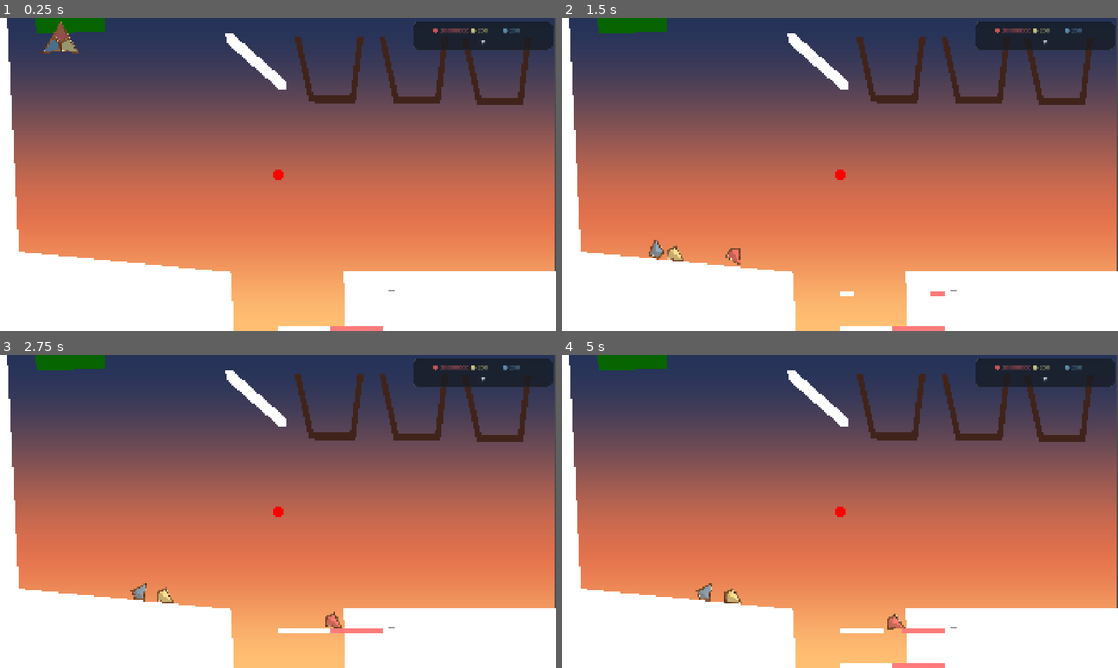
Above: before the commit, frames 1-4 (two rows, left to right).
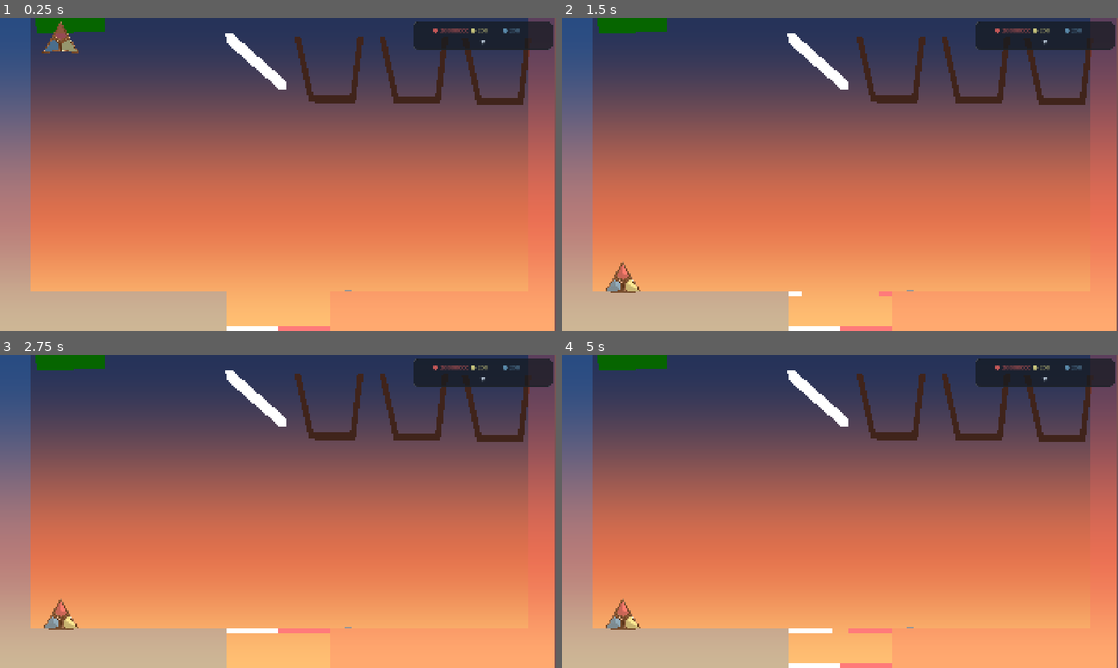
Above: after the commit, the same moments.

Repository: adambrock89/idle-glass
Game: Godot game, scene res://scenes/levels/fragment_manager.tscn
Two runs of this game, one before a commit and one after it. Both use one fixed random seed, a clock stepped at 60 frames per second and the inputs below.
Inputs (mouse positions are in pixels of both pictures, inside the frame that each line leads up to):
- Up to frame 1 (0.25 s): no input
- Up to frame 2 (1.5 s): tap Enter at 0.5 s; move the mouse to (962, 158) at 0.52 s; tap G (toggle_generation) at 0.6 s; click (962, 158) at 0.67 s; move the mouse to (728, 190) at 1.27 s; tap C (toggle_hatch) at 1.35 s; click (728, 190) at 1.42 s
- Up to frame 3 (2.75 s): move the mouse to (333, 442) at 2.02 s; tap G (toggle_generation) at 2.1 s; click (333, 442) at 2.17 s
- Up to frame 4 (5 s): move the mouse to (812, 574) at 2.77 s; tap C (toggle_hatch) at 2.85, 4.35 s; click (812, 574) at 2.92 s; tap Space at 3.5 s; move the mouse to (1006, 558) at 3.52 s; tap G (toggle_generation) at 3.6 s; click (1006, 558) at 3.67 s; tap Enter at 4.25 s; move the mouse to (673, 464) at 4.27 s; click (673, 464) at 4.42 s

The runs differ from the first frame. In frame 1, 23% of the frame differs, in the area x 0-100%, y 0-100%; in frame 2, 23%; in frame 3, 23%; in frame 4, 23%.

Commit message:
cleaned up and added dynamic level generation

Diff:
--- a/scenes/levels/fragment_manager.tscn
+++ b/scenes/levels/fragment_manager.tscn
@@ -1,5 +1,6 @@
-[gd_scene load_steps=11 format=3 uid="uid://dt00mwv1c6iv7"]
+[gd_scene load_steps=12 format=3 uid="uid://dt00mwv1c6iv7"]
 
+[ext_resource type="Script" uid="uid://bgipdbqns2tnm" path="res://scenes/levels/general_manager.gd" id="1_41nyt"]
 [ext_resource type="Script" uid="uid://c44lkg4323ht7" path="res://src/systems/fragment_manager.gd" id="1_qpyrk"]
 [ext_resource type="PackedScene" uid="uid://chfdew1we81ky" path="res://scenes/prefabs/barrel.tscn" id="3_41nyt"]
 [ext_resource type="PackedScene" uid="uid://rdykjwiqqe5d" path="res://scenes/prefabs/turnin_platform.tscn" id="3_7051s"]
@@ -18,6 +19,7 @@
 shader_parameter/light_dir = Vector2(1, -1)
 
 [node name="Node2D" type="Node2D"]
+script = ExtResource("1_41nyt")
 
 [node name="RigidBody2D" type="RigidBody2D" parent="."]
 
@@ -29,14 +31,6 @@
 
 [node name="MainBody" type="RigidBody2D" parent="."]
 freeze = true
-
-[node name="CollisionPolygon2D" type="CollisionPolygon2D" parent="MainBody"]
-position = Vector2(51.9, 797.2)
-polygon = PackedVector2Array(-28.9, -804.2, 11.1, 5.79999, 747.1, 76.8, 751.1, 299.8, -63.9, 295.8, -129.9, -811.2)
-
-[node name="CollisionPolygon2D2" type="Polygon2D" parent="MainBody"]
-position = Vector2(51.9, 797.2)
-polygon = PackedVector2Array(-28.9, -804.2, 11.1, 5.79999, 748.1, 77.8, 750.1, 298.8, -61.9, 293.8, -129.9, -811.2)
 
 [node name="Polygon2D" type="Polygon2D" parent="MainBody"]
 top_level = true
@@ -54,14 +48,6 @@
 [node name="Barrel_C" parent="MainBody" instance=ExtResource("3_41nyt")]
 position = Vector2(1429, 277)
 
-[node name="CollisionPolygon2D9" type="CollisionPolygon2D" parent="MainBody"]
-position = Vector2(1171.54, 796.74)
-polygon = PackedVector2Array(14, 76, 784.1, 75.8, 792.47, 313.6, 17.47, 317.6)
-
-[node name="CollisionPolygon2D10" type="Polygon2D" parent="MainBody"]
-position = Vector2(1171.54, 796.74)
-polygon = PackedVector2Array(14, 76, 784.1, 75.8, 792.47, 313.6, 17.47, 317.6)
-
 [node name="Bumper" parent="MainBody" instance=ExtResource("3_l78gl")]
 position = Vector2(879, 142)
 
@@ -70,6 +56,7 @@
 position = Vector2(244, -75)
 
 [node name="Platform" parent="." instance=ExtResource("3_7051s")]
+unique_name_in_owner = true
 position = Vector2(681, 873)
 scale = Vector2(3, 3)
 script = ExtResource("4_l78gl")
--- /dev/null
+++ b/scenes/levels/general_manager.gd
@@ -0,0 +1,89 @@
+extends Node2D
+
+func _ready():
+	var platform := %Platform
+	if platform:
+		platform.connect("hatch_edges", Callable(self, "_on_hatch_edges"))
+		platform.start()
+
+
+func generate_level_boundaries(hatch_left_edge: Vector2, hatch_right_edge: Vector2, hatch_top_edge: Vector2) -> void:
+	print("generating level")
+	var viewport := get_viewport().get_visible_rect()
+	var screen_top := viewport.position.y
+	var screen_bottom := viewport.position.y + viewport.size.y
+	var screen_left := viewport.position.x
+	var screen_right := viewport.position.x + viewport.size.x
+
+	# ----------------------------------------
+	# LEFT SIDE BOUNDARY
+	# ----------------------------------------
+	var left_poly := PackedVector2Array([
+		Vector2(screen_left + 100.0, screen_top),             # 1. Top of screen, 100px from left
+		Vector2(screen_left + 100.0, hatch_top_edge.y),       # 2. Straight down to hatch top Y
+		Vector2(hatch_left_edge.x, hatch_top_edge.y),         # 3. Straight right to left hatch edge X
+		Vector2(hatch_left_edge.x, screen_bottom),            # 4. Straight down to bottom of screen
+		Vector2(screen_left, screen_bottom),                  # 5. Bottom-left of screen
+		Vector2(screen_left, screen_top)                      # 6. Top-left of screen
+	])
+
+	var left_body = find_child("LeftBoundaryBody", true, false)
+	if not left_body:
+		left_body = StaticBody2D.new()
+		left_body.name = "LeftBoundaryBody"
+		add_child(left_body)
+
+	var left_boundary = find_child("LeftBoundary", true, false)
+	if not left_boundary:
+		left_boundary = CollisionPolygon2D.new()
+		left_boundary.name = "LeftBoundary"
+		left_body.add_child(left_boundary)
+	left_boundary.polygon = left_poly
+
+	var left_vis = find_child("LeftBoundaryVisual", true, false)
+	if not left_vis:
+		left_vis = Polygon2D.new()
+		left_vis.name = "LeftBoundaryVisual"
+		left_vis.color = Color(0.2, 0.6, 1.0, 0.25)
+		left_body.add_child(left_vis)
+	left_vis.polygon = left_poly
+
+	# ----------------------------------------
+	# RIGHT SIDE BOUNDARY
+	# ----------------------------------------
+	var right_poly := PackedVector2Array([
+		Vector2(screen_right - 100.0, screen_top),            # 1. Top of screen, 100px from right
+		Vector2(screen_right - 100.0, hatch_top_edge.y),      # 2. Straight down to hatch top Y
+		Vector2(hatch_right_edge.x, hatch_top_edge.y),        # 3. Straight left to right hatch edge X
+		Vector2(hatch_right_edge.x, screen_bottom),           # 4. Straight down to bottom of screen
+		Vector2(screen_right, screen_bottom),                 # 5. Bottom-right of screen
+		Vector2(screen_right, screen_top)                     # 6. Top-right of screen
+	])
+
+	var right_body = find_child("RightBoundaryBody", true, false)
+	if not right_body:
+		right_body = StaticBody2D.new()
+		right_body.name = "RightBoundaryBody"
+		add_child(right_body)
+
+	var right_boundary = find_child("RightBoundary", true, false)
+	if not right_boundary:
+		right_boundary = CollisionPolygon2D.new()
+		right_boundary.name = "RightBoundary"
+		right_body.add_child(right_boundary)
+	right_boundary.polygon = right_poly
+
+	var right_vis = find_child("RightBoundaryVisual", true, false)
+	if not right_vis:
+		right_vis = Polygon2D.new()
+		right_vis.name = "RightBoundaryVisual"
+		right_vis.color = Color(1.0, 0.4, 0.4, 0.25)
+		right_body.add_child(right_vis)
+	right_vis.polygon = right_poly
+
+
+func _on_hatch_edges(left_edge: Vector2, right_edge: Vector2, top_edge: Vector2):
+	print("about to generate")
+	generate_level_boundaries(left_edge, right_edge, top_edge)
+
+	# Your logic here
--- a/src/entities/scoreboard.gd
+++ b/src/entities/scoreboard.gd
@@ -367,7 +367,7 @@
 
 func _apply_set_effect(target: String, value: Variant) -> void:
 	var fragment_manager := %FragmentCollection
-	var platform := _find_game_node("Platform")
+	var platform := %Platform
 
 	match target:
 		"spawn_speed":
--- a/src/entities/turnin_platform.gd
+++ b/src/entities/turnin_platform.gd
@@ -1,4 +1,6 @@
 extends Node2D
+
+signal hatch_edges(left_edge: Vector2, right_edge: Vector2, top_edge: Vector2)
 
 const PROCEDURAL_SFX_PATH := "res://src/utils/procedural_sfx.gd"
 var procedural_sfx_script: Script = load(PROCEDURAL_SFX_PATH) as Script
@@ -6,7 +8,7 @@
 # --- POSITIONING SYSTEM ---
 const TOP_ANCHOR_Y := 200.0   # <--- Top hatch + button always live here
 
-var platform_length := 200.0
+var platform_length := 120.0
 var hatch_height := 5.0
 var hatch_offset := 40.0
 
@@ -35,10 +37,21 @@
 var hatch_speed_multiplier: float = 1.0
 
 
-func _ready() -> void:
+func start() -> void:
+	print("Self script:", self.get_script())
+	build_button()
+
+	build_hatches()
+
+	scoring_zone = create_scoring_zone()
+	scoring_zone.monitoring = false
+
+	spawn_at_bottom()
+	rebuild()
+
+func build_button():
+	# BUTTON BASE
 	button_initialized = false
-	spawn_center_circle()
-	# BUTTON BASE
 	var button_base := StaticBody2D.new()
 	button_base.name = "ButtonBase"
 	button_base.z_index = 1
@@ -66,7 +79,7 @@
 	add_child(button)
 
 	var shaft_width := 8.0
-	var shaft_height := 1.5
+	var shaft_height := base_height + 1.5
 	var button_col := CollisionPolygon2D.new()
 	var button_vis := Polygon2D.new()
 	button.add_child(button_col)
@@ -80,8 +93,6 @@
 	button_vis.polygon = button_col.polygon
 	button_vis.color = Color8(150, 150, 150)
 
-	base_top_y = leg_top_y - base_height
-
 	# PRESS DETECTOR
 	var detector := Area2D.new()
 	detector.name = "PressDetector"
@@ -99,7 +110,9 @@
 	detector.monitoring = true
 	detector.monitorable = true
 
-	# HATCHES
+
+
+func build_hatches():
 	top_left_hatch = build_hatch(true, 0.0)
 	top_left_hatch.name = "TopLeftHatch"
 
@@ -111,23 +124,6 @@
 
 	bottom_right_hatch = build_hatch(false, hatch_height_delta)
 	bottom_right_hatch.name = "BottomRightHatch"
-
-	# SFX
-	button_sfx_player = AudioStreamPlayer2D.new()
-	button_sfx_player.name = "ButtonSfxPlayer"
-	button_sfx_player.volume_db = -3.0
-	button_sfx_player.attenuation = 0.0
-	button_sfx_player.max_distance = 100000.0
-	add_child(button_sfx_player)
-
-	# SCORING ZONE
-	scoring_zone = create_scoring_zone()
-	scoring_zone.monitoring = false
-
-	# --- NEW POSITIONING SYSTEM ---
-	spawn_at_bottom()
-	update()
-
 
 func spawn_at_bottom():
 	var viewport_size = get_viewport().get_visible_rect().size
@@ -144,71 +140,40 @@
 	# Compute actual visible width of the platform
 	var platform_width = platform_length - (hatch_offset * 2)
 
-	# Shift entire platform left by its own width
-	var parent_x = world_center_x - platform_width
+	var parent_x = world_center_x
 
 	# Your vertical offset
 	var visual_offset := -90
 
 	global_position = Vector2(parent_x, parent_y + visual_offset)
 
-
-
-
-func spawn_center_circle():
-	var viewport_size = get_viewport().get_visible_rect().size
-
-	# CanvasLayer draws in screen space
-	var layer := CanvasLayer.new()
-	add_child(layer)
-
-	# Node2D inside the layer
-	var node := Node2D.new()
-	node.position = viewport_size * 0.5   # exact screen center
-	node.z_index = 10
-	layer.add_child(node)
-
-	# Visible circle using Polygon2D
-	var vis := Polygon2D.new()
-	vis.color = Color.RED
-	vis.z_index = 10
-
-	var radius := 20.0
-	var segments := 24
-	var pts := PackedVector2Array()
-	for i in segments:
-		var angle := TAU * float(i) / float(segments)
-		pts.append(Vector2(cos(angle), sin(angle)) * radius)
-
-	vis.polygon = pts
-	node.add_child(vis)
-
-
-func update() -> void:
+func rebuild() -> void:
 	# --- TOP HATCHES ALWAYS AT Y = 0 ---
 	top_left_hatch.position = Vector2(0, 0)
 	top_right_hatch.position = Vector2(0, 0)
+	base_top_y = top_left_hatch.position.y
 
 	# --- BOTTOM HATCHES EXTEND DOWNWARD ---
 	bottom_left_hatch.position = Vector2(0, hatch_height_delta)
 	bottom_right_hatch.position = Vector2(0, hatch_height_delta)
 
+
+
 	# BUTTON POSITION (anchored to top hatch)
+	var button_offset = 15
 	var button_base: StaticBody2D = get_node_or_null("ButtonBase") as StaticBody2D
 	if button_base != null:
-		button_base.position = Vector2(platform_length - 35.0, 0)
+		button_base.position = Vector2(platform_length/2 + button_offset, 0)
 
 	var button: AnimatableBody2D = get_node_or_null("ButtonShaft") as AnimatableBody2D
 	if button != null:
-		button.position = Vector2(platform_length - 33.0, base_top_y)
-		button.set_meta("rest_x", platform_length - 33.0)
-
-	# UPDATE GEOMETRY
-	_update_hatch_geometry(top_left_hatch, true)
-	_update_hatch_geometry(top_right_hatch, false)
-	_update_hatch_geometry(bottom_left_hatch, true)
-	_update_hatch_geometry(bottom_right_hatch, false)
-
+		button.position = Vector2(platform_length/2 + button_offset+2, base_top_y)
+		button.set_meta("rest_x", platform_length/2 + button_offset+2)
+
+	reset_hatch_geometry(top_left_hatch, true)
+	reset_hatch_geometry(top_right_hatch, false)
+	reset_hatch_geometry(bottom_left_hatch, true)
+	reset_hatch_geometry(bottom_right_hatch, false)
 	# STORE BASE GEOMETRY
 	base_top_left_global = store_base(top_left_hatch)
 	base_top_right_global = store_base(top_right_hatch)
@@ -231,102 +196,89 @@
 		if scoring_visual != null:
 			scoring_visual.polygon = _build_rect_polygon(platform_length, 40.0)
 
+	# HATCH SIGNAL FOR LEVEL GENERATION
+	send_hatch_edges()
+
+func reset_hatch_geometry(hatch: Node2D, is_left: bool):
+	var col := hatch.get_node("CollisionPolygon2D")
+	var half := platform_length * 0.5
+
+	if is_left:
+		col.polygon = PackedVector2Array([
+			Vector2(-half, 0),
+			Vector2(0, 0),
+			Vector2(0, hatch_height),
+			Vector2(-half, hatch_height)
+		])
+	else:
+		col.polygon = PackedVector2Array([
+			Vector2(0, 0),
+			Vector2(half, 0),
+			Vector2(half, hatch_height),
+			Vector2(0, hatch_height)
+		])
+
 func build_hatch(is_left: bool, y_offset: float) -> Node2D:
 	var hatch := StaticBody2D.new()
 	add_child(hatch)
 
 	var col := CollisionPolygon2D.new()
+	col.name = "CollisionPolygon2D"   # REQUIRED
 	var vis := Polygon2D.new()
-	col.name = "CollisionPolygon2D"
-	vis.name = "Polygon2D"
+	vis.name = "Polygon2D"            # REQUIRED
+
 	hatch.add_child(col)
 	hatch.add_child(vis)
 
+	var half := platform_length * 0.5
+
 	if is_left:
 		col.polygon = PackedVector2Array([
-			Vector2(hatch_offset, 0),
-			Vector2(platform_length * 0.5, 0),
-			Vector2(platform_length * 0.5, hatch_height),
-			Vector2(hatch_offset, hatch_height)
+			Vector2(-half, 0),
+			Vector2(0, 0),
+			Vector2(0, hatch_height),
+			Vector2(-half, hatch_height)
 		])
 		vis.color = Color.WHITE
 	else:
 		col.polygon = PackedVector2Array([
-			Vector2(platform_length - hatch_offset, 0),
-			Vector2(platform_length * 0.5, 0),
-			Vector2(platform_length * 0.5, hatch_height),
-			Vector2(platform_length - hatch_offset, hatch_height)
+			Vector2(0, 0),
+			Vector2(half, 0),
+			Vector2(half, hatch_height),
+			Vector2(0, hatch_height)
 		])
 		vis.color = Color8(255, 122, 122, 255)
 
+	vis.polygon = col.polygon
 	hatch.position = Vector2(0, y_offset)
-	vis.polygon = col.polygon
 	return hatch
 
-
-func _update_hatch_geometry(hatch: Node2D, is_left: bool) -> void:
-	if hatch == null:
-		return
-
-	var collision: CollisionPolygon2D = hatch.get_node_or_null("CollisionPolygon2D") as CollisionPolygon2D
-	var visual: Polygon2D = hatch.get_node_or_null("Polygon2D") as Polygon2D
-	if collision == null or visual == null:
-		return
-
-	if is_left:
-		collision.polygon = PackedVector2Array([
-			Vector2(hatch_offset, 0),
-			Vector2(platform_length * 0.5, 0),
-			Vector2(platform_length * 0.5, hatch_height),
-			Vector2(hatch_offset, hatch_height)
-		])
-	else:
-		collision.polygon = PackedVector2Array([
-			Vector2(platform_length - hatch_offset, 0),
-			Vector2(platform_length * 0.5, 0),
-			Vector2(platform_length * 0.5, hatch_height),
-			Vector2(platform_length - hatch_offset, hatch_height)
-		])
-
-	visual.polygon = collision.polygon
-
-
 func store_base(hatch_node: Node2D) -> PackedVector2Array:
-	var col: CollisionPolygon2D = hatch_node.get_node("CollisionPolygon2D") as CollisionPolygon2D
+	var col := hatch_node.get_node("CollisionPolygon2D") as CollisionPolygon2D
 	var arr := PackedVector2Array()
 	for point in col.polygon:
-		arr.append(col.to_global(point))
+		arr.append(point)  # store local points
 	return arr
 
-
 func animate_hatch(progress: float, hatch_node: Node2D, is_left: bool, opening: bool, base: PackedVector2Array) -> void:
-	var col: CollisionPolygon2D = hatch_node.get_node("CollisionPolygon2D") as CollisionPolygon2D
-	var vis: Polygon2D = hatch_node.get_node("Polygon2D") as Polygon2D
-
-	var new_global := PackedVector2Array()
-	var min_x := INF
-	var max_x := -INF
-	for point in base:
-		min_x = min(min_x, point.x)
-		max_x = max(max_x, point.x)
-
-	var outer_x := max_x if is_left else min_x
-	var inner_x := min_x if is_left else max_x
+	var col := hatch_node.get_node("CollisionPolygon2D") as CollisionPolygon2D
+	var vis := hatch_node.get_node("Polygon2D") as Polygon2D
+
+	var new_local := PackedVector2Array()
+
+	var half := platform_length * 0.5
+	var inner_x := 0.0
+	var outer_x := -half if is_left else half
 
 	for point in base:
 		var next_point := point
-		if point.x == outer_x:
-			next_point.x = lerp(outer_x, inner_x, progress) if opening else lerp(inner_x, outer_x, progress)
-		new_global.append(next_point)
-
-	var new_col_local := PackedVector2Array()
-	var new_vis_local := PackedVector2Array()
-	for point in new_global:
-		new_col_local.append(col.to_local(point))
-		new_vis_local.append(vis.to_local(point))
-
-	col.polygon = new_col_local
-	vis.polygon = new_vis_local
+		if is_equal_approx(point.x, inner_x):
+			next_point.x = lerp(inner_x, outer_x, progress) if opening else lerp(outer_x, inner_x, progress)
+		new_local.append(next_point)
+
+	col.polygon = new_local
+	vis.polygon = new_local
+
 
 
 func create_scoring_zone() -> Area2D:
@@ -366,31 +318,33 @@
 		return
 
 	var button: AnimatableBody2D = get_node("ButtonShaft") as AnimatableBody2D
-	var detector: Area2D = button.get_node("PressDetector") as Area2D
-	var press_force := 0.0
-	for body in detector.get_overlapping_bodies():
-		if body is RigidBody2D:
-			press_force += body.mass
-
-	var press_speed := press_force * 0.5 * delta
-	rest_y = base_top_y
-
-	var displacement := rest_y - button.position.y
-	var spring_strength := 20.0
-	var spring_speed := displacement * spring_strength * delta
-	var velocity_y := press_speed + spring_speed
-
-	var max_press := 2.0
-	var new_y: float = clamp(button.position.y + velocity_y, rest_y, rest_y + max_press)
-	var rest_x: float = float(button.get_meta("rest_x"))
-	button.position = Vector2(rest_x, new_y)
-
-	var pressed_now: bool = is_button_pressed()
-
-	button_was_pressed = pressed_now
-
-	if pressed_now and not animating:
-		toggle_all_hatches()
+	var rest_x_meta = button.get_meta("rest_x")
+	if button and rest_x_meta:
+		var detector: Area2D = button.get_node("PressDetector") as Area2D
+		var press_force := 0.0
+		for body in detector.get_overlapping_bodies():
+			if body is RigidBody2D:
+				press_force += body.mass
+
+		var press_speed := press_force * 0.5 * delta
+		rest_y = base_top_y
+
+		var displacement := rest_y - button.position.y
+		var spring_strength := 20.0
+		var spring_speed := displacement * spring_strength * delta
+		var velocity_y := press_speed + spring_speed
+
+		var max_press := 2.0
+		var new_y: float = clamp(button.position.y + velocity_y, rest_y, rest_y + max_press)
+		var rest_x: float = rest_x_meta
+		button.position = Vector2(rest_x, new_y)
+
+		var pressed_now: bool = is_button_pressed()
+
+		button_was_pressed = pressed_now
+
+		if pressed_now and not animating:
+			toggle_all_hatches()
 
 func _input(event: InputEvent) -> void:
 	if animating:
@@ -488,8 +442,33 @@
 
 func set_hatch_height_delta(val: float):
 	hatch_height_delta = val
-	update()
+	rebuild()
 
 func set_platform_length(val: float):
 	platform_length = val
-	update()
+	rebuild()
+
+func send_hatch_edges():
+	print("Emit from node:", self)
+	print("Platform node:", get_tree().current_scene.find_child("Platform", true, false))
+
+	# Ensure hatches exist
+	if top_left_hatch == null or top_right_hatch == null:
+		return
+
+	# LEFT HATCH LEFT EDGE (local: -half, 0)
+	var left_col := top_left_hatch.get_node("CollisionPolygon2D") as CollisionPolygon2D
+	var left_edge_local := left_col.polygon[0]  # (-half, 0)
+	var left_edge_global := left_col.to_global(left_edge_local)
+
+	# RIGHT HATCH RIGHT EDGE (local: +half, 0)
+	var right_col := top_right_hatch.get_node("CollisionPolygon2D") as CollisionPolygon2D
+	var right_edge_local := right_col.polygon[1]  # (half, 0)
+	var right_edge_global := right_col.to_global(right_edge_local)
+
+	# TOP EDGE (local: 0, 0 of top-left hatch)
+	var top_edge_local := Vector2(0, 0)
+	var top_edge_global := left_col.to_global(top_edge_local)
+	print("Sending signal to:", get_signal_connection_list("hatch_edges"))
+
+	emit_signal("hatch_edges", left_edge_global, right_edge_global, top_edge_global)
